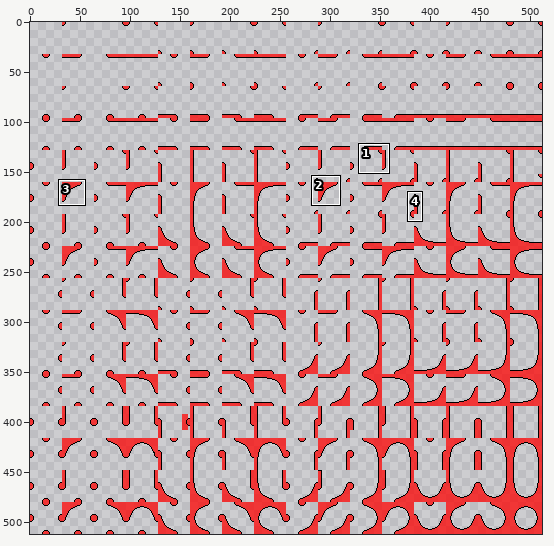
Sprite sheet, stored at Solution/App/Resource/future_dot_1.png. Above: a wide view before the commit, with the close-up outlined.
Close-up. The starting point:
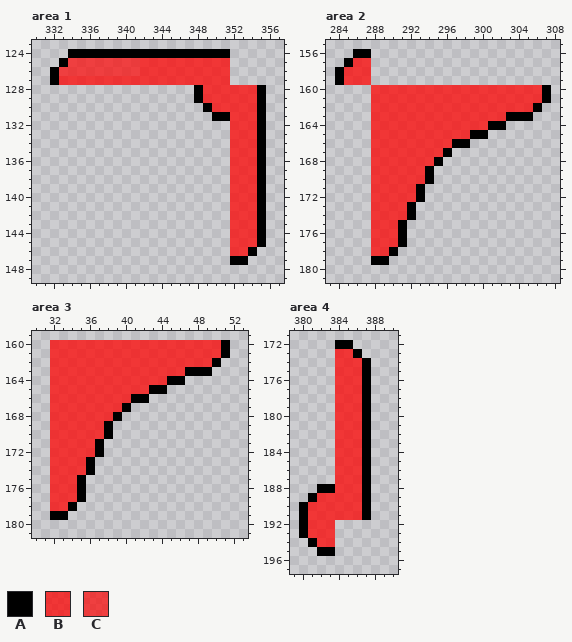
The file is 512x512 pixels. Shown: area 1: x 330..357, y 123..149; area 2: x 283..308, y 155..181; area 3: x 30..53, y 159..181; area 4: x 379..390, y 171..197. The commit also changed other parts of the picture, which this record leaves out.
Palette (. is transparent): A #000000  B #fd0303bf  C #fd0303b3
After:
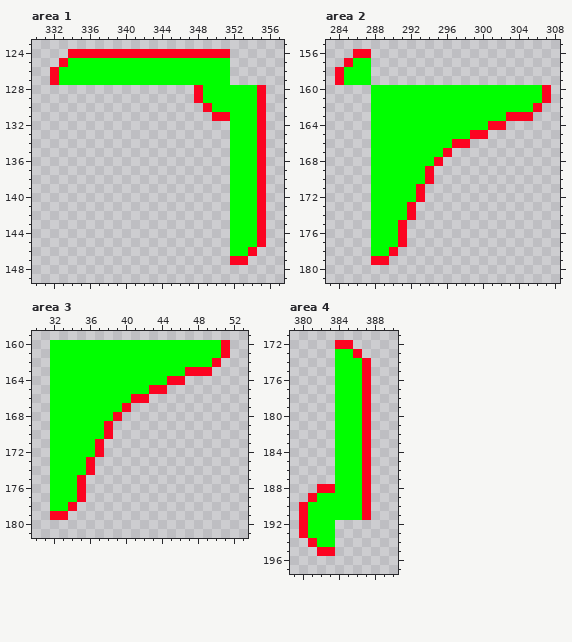
Edits made:
@@ palette @@
-A #000000
+A #fc0421
-B #fd0303bf
+B #00ff00
--- area 1
@@ x 331..343 @@
 124 ...AAAAAAAAAA
-125 ..ACCCCCCCCBB
-126 .ACCCCCCCCCBB
+125 ..ABBBBBBBBBB
+126 .ABBBBBBBBBBB
 127 .ABBBBBBBBBBB
Where, in picture pixels (left, top, right, bottom), the same in both close-ups:
changed: (50, 49, 266, 265)
changed: (335, 49, 551, 265)
changed: (50, 340, 230, 520)
changed: (299, 340, 371, 556)
